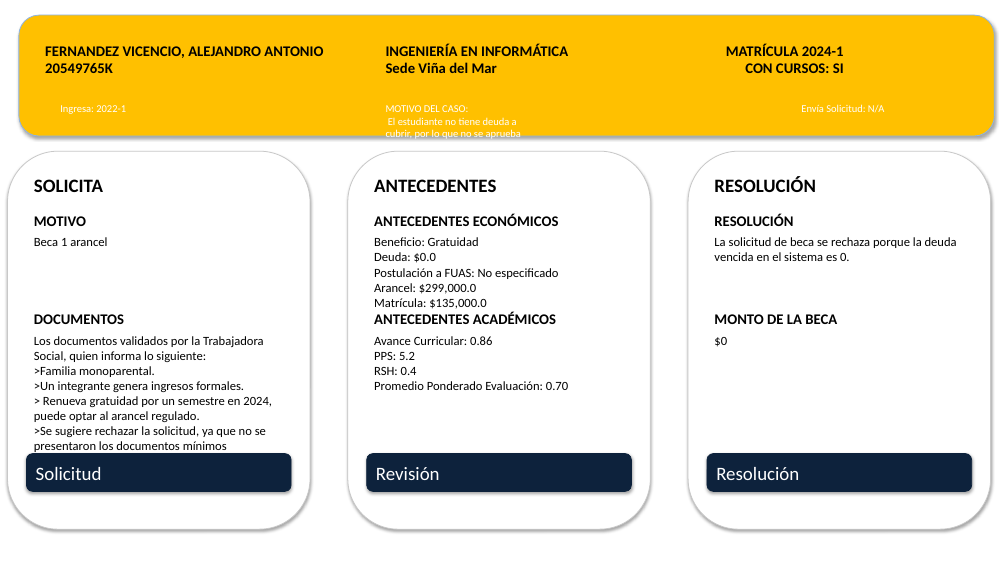
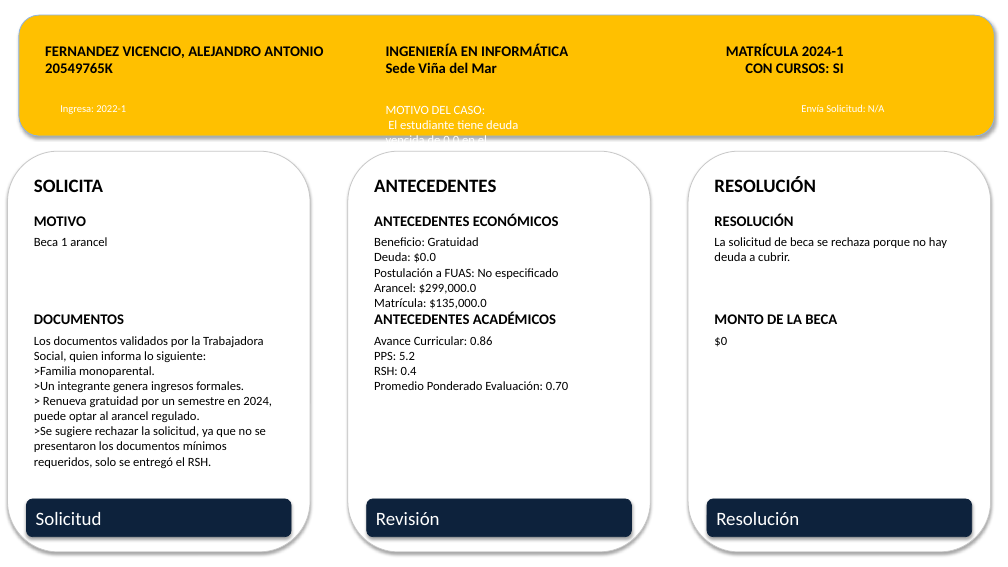
Before and after one commit to davidtroncosop/revdoc_ppt, a slide deck: slide 18 of propuestas_resolucion.pptx. Drawn at 1008x567 pixels with LibreOffice and Linux fonts; fonts in the diff are those of the drawing. Boxes give left, top, right and bottom in pixels: in the first picture for what was removed or moved away, otherwise in the second. Text is boxed around its words. In the diff, an @@ line names an element or a change of style, - is before the commit and + after.

```diff
--- a/propuestas_resolucion.pptx
+++ b/propuestas_resolucion.pptx
@@ text at [386, 106, 837, 324]: text changed; size 10 to 12 pt @@
-MOTIVO DEL CASO:
-El estudiante no tiene deuda a cubrir, por lo que no se aprueba la solicitud de beca.
+MOTIVO DEL CASO:
+El estudiante tiene deuda vencida de 0.0 en el sistema, lo que impide la aprobación de la beca.
@@ rounded rectangle: place and size @@
-rounded rectangle at [8, 151, 310, 529]
+rounded rectangle at [8, 151, 310, 552]
@@ rounded rectangle: place and size @@
-rounded rectangle at [348, 151, 650, 529]
+rounded rectangle at [348, 151, 650, 552]
@@ rounded rectangle: place and size @@
-rounded rectangle at [688, 151, 991, 529]
+rounded rectangle at [688, 151, 991, 552]
@@ text at [714, 237, 947, 261]: text changed @@
-La solicitud de beca se rechaza porque la deuda vencida en el sistema es 0.
+La solicitud de beca se rechaza porque no hay deuda a cubrir.
@@ 3 rounded rectangles: place and size @@
-3 rounded rectangles at [26, 454, 972, 492]
+3 rounded rectangles at [26, 499, 972, 537]
```
Also in this commit, not shown: 28 other slides changed, 2 other files.
